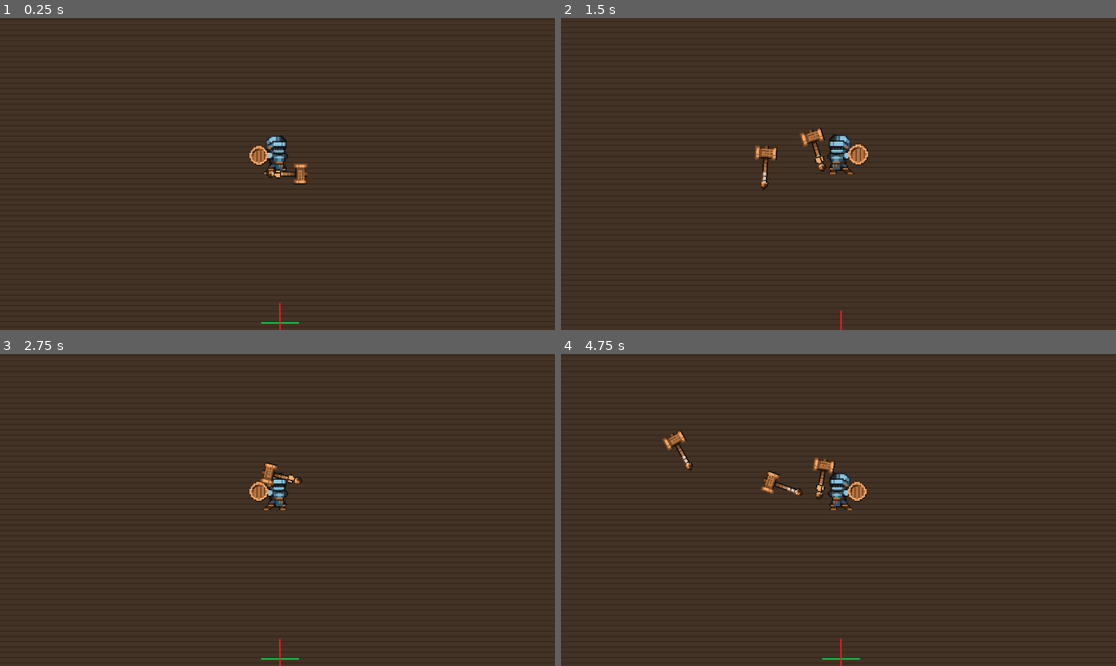
Above: before the commit, frames 1-4 (two rows, left to right).
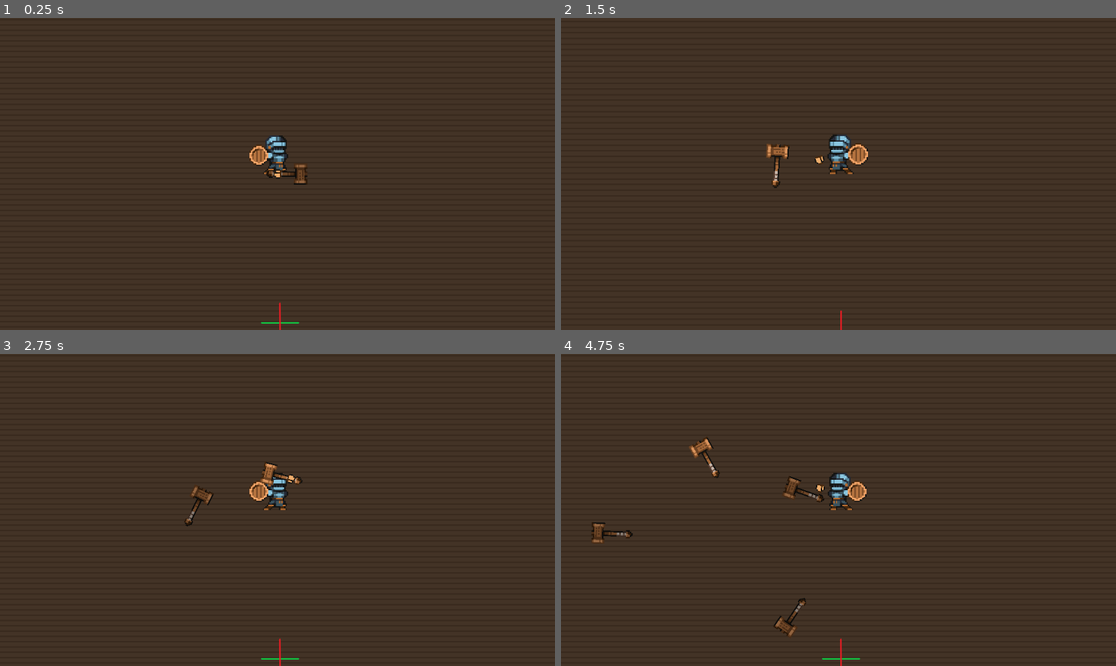
Above: after the commit, the same moments.

Repository: MG9442/Bullet_Hell_Zenva_tutorial
Game: Godot game, scene res://Scenes/game.tscn
Same seed, same stepped clock (60 frames per second), same inputs: the game is played once before the commit and once after it.
Inputs (mouse positions are in pixels of both pictures, inside the frame that each line leads up to):
- Up to frame 1 (0.25 s): no input
- Up to frame 2 (1.5 s): move the mouse to (838, 155) at 0.52 s; press the mouse at (838, 155) at 0.53 s; hold Right (ArrowRight) 0.53-1.28 s; move the mouse to (727, 189) at 1.27 s; release the mouse at (727, 189) at 1.28 s; hold Down (ArrowDown) from 1.28 s (still down); tap Mouse wheel up (CameraZoomIn) at 1.35 s
- Up to frame 3 (2.75 s): click (166, 525) at 1.55 s; move the mouse to (333, 441) at 2.02 s; release Down (ArrowDown) at 2.03 s; press the mouse at (333, 441) at 2.03 s; hold Right (ArrowRight) from 2.03 s (still down); tap Mouse wheel down (CameraZoomOut) at 2.1 s
- Up to frame 4 (4.75 s): move the mouse to (810, 572) at 2.77 s; release Right (ArrowRight) at 2.78 s; release the mouse at (810, 572) at 2.78 s; hold Up (ArrowUp) 2.78-3.53 s; tap Delete (DeleteKey) at 2.85 s; click (810, 572) at 3.05 s; move the mouse to (1005, 556) at 3.52 s; press the mouse at (1005, 556) at 3.53 s; hold Left (ArrowLeft) from 3.53 s (still down); move the mouse to (672, 463) at 4.27 s; release the mouse at (672, 463) at 4.28 s; right-click (672, 463) at 4.35 s; click (672, 463) at 4.55 s

The runs differ from the first frame. In frame 1, 0.2% of the frame differs, in the area x 48-56%, y 46-54%; in frame 2, 0.6%; in frame 3, 0.2%; in frame 4, 1.3%, in the area x 5-50%, y 24-91%.

Commit message:
Power throw attack implemented

Diff:
--- a/Scenes/KnightPlayer2DWHands.tscn
+++ b/Scenes/KnightPlayer2DWHands.tscn
@@ -283,8 +283,17 @@
 region_rect = Rect2(21, 21, 7, 6)
 
 [node name="Wood_Hammer" parent="RWeaponPivot/RHand" instance=ExtResource("7_nyukh")]
+modulate = Color(0.605274, 0.605274, 0.605274, 1)
 
 [node name="BulletContainer" type="Node" parent="." groups=["Bullets"]]
 script = ExtResource("8_56p46")
 
+[node name="AxeThrowRaycast" type="RayCast2D" parent="."]
+visible = false
+
+[node name="Throw_cooldown" type="Timer" parent="."]
+wait_time = 0.2
+one_shot = true
+
 [connection signal="animation_finished" from="AnimationPlayer" to="." method="_on_animation_player_animation_finished"]
+[connection signal="timeout" from="Throw_cooldown" to="." method="_on_throw_cooldown_timeout"]
--- a/Scenes/wood_hammer.tscn
+++ b/Scenes/wood_hammer.tscn
@@ -4,7 +4,7 @@
 [ext_resource type="Script" path="res://Scenes/PlayerWeapon.gd" id="2_di0ve"]
 
 [sub_resource type="RectangleShape2D" id="RectangleShape2D_6lthg"]
-size = Vector2(38.625, 15.75)
+size = Vector2(16, 11)
 
 [node name="Wood_Hammer" type="Sprite2D"]
 position = Vector2(0, -7)
@@ -18,6 +18,6 @@
 collision_mask = 0
 
 [node name="CollisionShape2D" type="CollisionShape2D" parent="Hammer_Hitbox"]
-position = Vector2(0, -11)
+position = Vector2(0, -10.5)
 shape = SubResource("RectangleShape2D_6lthg")
 disabled = true
--- a/Scripts/KnightPlayer2D.gd
+++ b/Scripts/KnightPlayer2D.gd
@@ -3,12 +3,14 @@
 # Variable Exports
 @export var Speed: float = 200
 @export var Accel: float = 15
+@export var Throwing_speed : float = 50
 @export var WeaponSwinging: bool = false
 var PlayerControllerEnabled = false # Player movement enabled/disabled
 var DirectionToggle = false # Right = false, Left = true
 var l_hand_origin : Vector2 # Origin point of LHand
 var r_hand_origin : Vector2 # Origin point of RHand
 var last_known_pivot = 0 # last known good weapon pivot
+var Power_timer = 0 #Timer used to check power throw
 
 # Temporary placeholder for Stats
 @export var Strength: int = 10
@@ -21,6 +23,8 @@
 @onready var r_weapon_pivot = $RWeaponPivot
 @onready var Held_weapon = $RWeaponPivot/RHand/Wood_Hammer
 @onready var BulletContainer = $BulletContainer
+@onready var Axe_Throw_raycast = $AxeThrowRaycast
+@onready var Throw_cooldown = $Throw_cooldown
 
 var thrown_weapon_scene = preload("res://Scenes/Hammer_Thrown.tscn")
 
@@ -50,13 +54,14 @@
 	velocity.y = move_toward(velocity.y, Speed * direction.y, Accel)
 
 	#Player attack animation
-	if !WeaponSwinging:
-		if Input.is_action_just_pressed("PlayerAttack"):
+	if !WeaponSwinging and Held_weapon.visible:
+		if Input.is_action_pressed("PlayerAttack"):
 			var DirectionString #Concat with Animation name
 			if DirectionToggle: DirectionString = "L"
 			else: DirectionString = "R"
 			animation_player.play("ThrowHold_" + str(DirectionString))
 			WeaponSwinging = true
+			Power_timer = 0 #Reset
 
 		elif Input.is_action_just_pressed("PlayerBlock"):
 			l_hand.position = Vector2(0,l_hand.position.y)
@@ -67,6 +72,22 @@
 		#print("Swining action released")
 		WeaponSwinging = false
 		animation_player.play("RESET")
+	else: #examine power swing
+		Power_timer += _delta
+		if Held_weapon.modulate != Color("bababa") and Power_timer > 0.1 and Power_timer < 0.2:
+			Held_weapon.modulate = Color("bababa")
+			Throwing_speed += 50
+		elif Held_weapon.modulate != Color("d6d6d6") and Power_timer > 0.25 and Power_timer < 0.35:
+			Held_weapon.modulate = Color("d6d6d6")
+			Throwing_speed += 50
+		elif Held_weapon.modulate != Color("e3e3e3") and Power_timer > 0.4 and Power_timer < 0.6:
+			Held_weapon.modulate = Color("e3e3e3")
+			Throwing_speed += 50
+		elif Held_weapon.modulate != Color("ffffff") and Power_timer > 1:
+			Held_weapon.modulate = Color("ffffff")
+			Throwing_speed += 50
+		elif Held_weapon.scale.x == 1 and Power_timer > 2:
+			Held_weapon.scale *= Vector2(1.25,1.25)
 
 	move_and_slide()
 	Handle_Weapon_Rotation()
@@ -89,6 +110,7 @@
 	#print("attempted_pivot =" + str(attempted_pivot))
 	# Ensure that pivot doesn't rotate behind back while swinging
 	if WeaponSwinging:
+		Axe_Throw_raycast.target_position = -(global_position - get_global_mouse_position())
 		if (DirectionToggle and (attempted_pivot_abs <= 90 or attempted_pivot_abs >= 270)):
 			r_weapon_pivot.rotation_degrees = last_known_pivot
 			return
@@ -136,14 +158,17 @@
 func Throw_weapon():
 	var Thrown_weapon : Node2D # Node returned from bullet container
 	var vector_to_mouse : Vector2 = -(global_position - get_global_mouse_position()).normalized()
-
 	Thrown_weapon = BulletContainer.get_bullet()
 	Thrown_weapon.visible = true
 	Thrown_weapon.global_position = Held_weapon.global_position
 	Thrown_weapon.rotation = r_weapon_pivot.rotation
-
-	Thrown_weapon.velocity.x = move_toward(velocity.x, 250 * vector_to_mouse.x, Accel*300)
-	Thrown_weapon.velocity.y = move_toward(velocity.y, 250 * vector_to_mouse.y, Accel*300)
+	Thrown_weapon.velocity.x = move_toward(velocity.x, Throwing_speed * vector_to_mouse.x, Throwing_speed * Accel)
+	Thrown_weapon.velocity.y = move_toward(velocity.y, Throwing_speed * vector_to_mouse.y, Throwing_speed * Accel)
+	Thrown_weapon.modulate = Held_weapon.modulate
+	Thrown_weapon.scale = Held_weapon.scale
+	Held_weapon.visible = false
+	Throw_cooldown.start()
+	#print("Power_timer elapsed timer = " + str(snapped(Power_timer,0.1)))
 
 func _on_animation_player_animation_finished(anim_name: StringName) -> void:
 	if Input.is_action_pressed("PlayerAttack"):
@@ -152,3 +177,9 @@
 	else:
 		WeaponSwinging = false
 		Throw_weapon()
+
+func _on_throw_cooldown_timeout() -> void:
+	Held_weapon.visible = true
+	Held_weapon.modulate = Color("9a9a9a")
+	Held_weapon.scale = Vector2(1,1)
+	Throwing_speed = 50
